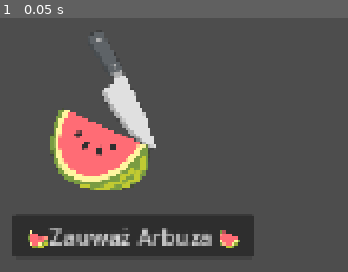
Above: before the commit, frame 1.
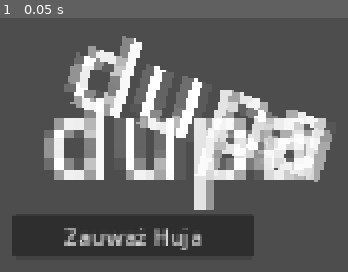
Above: after the commit, the same moment.

Repository: Aleluja/Godot-mini-gry
Game: Godot game, scene res://menu_glowne.tscn
Same seed, same stepped clock (60 frames per second), same inputs: the game is played once before the commit and once after it.
Inputs:
- Up to frame 1 (0.05 s): no input

The runs differ from the first frame. In frame 1, 29% of the frame differs, in the area x 8-96%, y 5-92%.

Commit message:
Update menu_glowne.tscn

Diff:
--- a/menu_glowne.tscn
+++ b/menu_glowne.tscn
@@ -13,14 +13,14 @@
 offset_right = 638.0
 offset_bottom = 189.00005
 scale = Vector2(5, 5)
-text = "🍉"
+text = "dupa"
 
 [node name="PrzyciskArbuz" type="Button" parent="CanvasLayer" unique_id=1217166437]
 offset_left = 545.0
 offset_top = 241.0
 offset_right = 719.0
 offset_bottom = 272.0
-text = "🍉Zauważ Arbuza 🍉"
+text = "Zauważ Huja"
 
 [node name="IkonaNoza" type="Label" parent="CanvasLayer" unique_id=195160675]
 texture_filter = 1
@@ -30,4 +30,4 @@
 offset_bottom = 136.00002
 rotation = 0.3032948
 scale = Vector2(5, 5)
-text = "🔪"
+text = "dupa"
